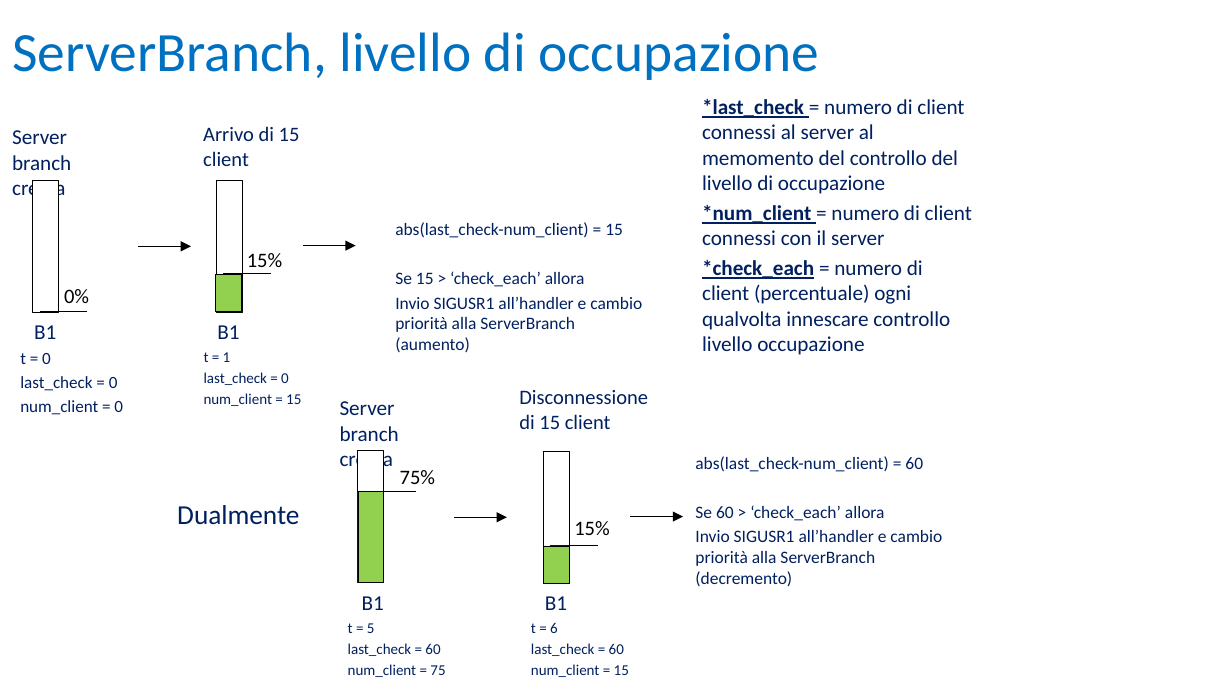
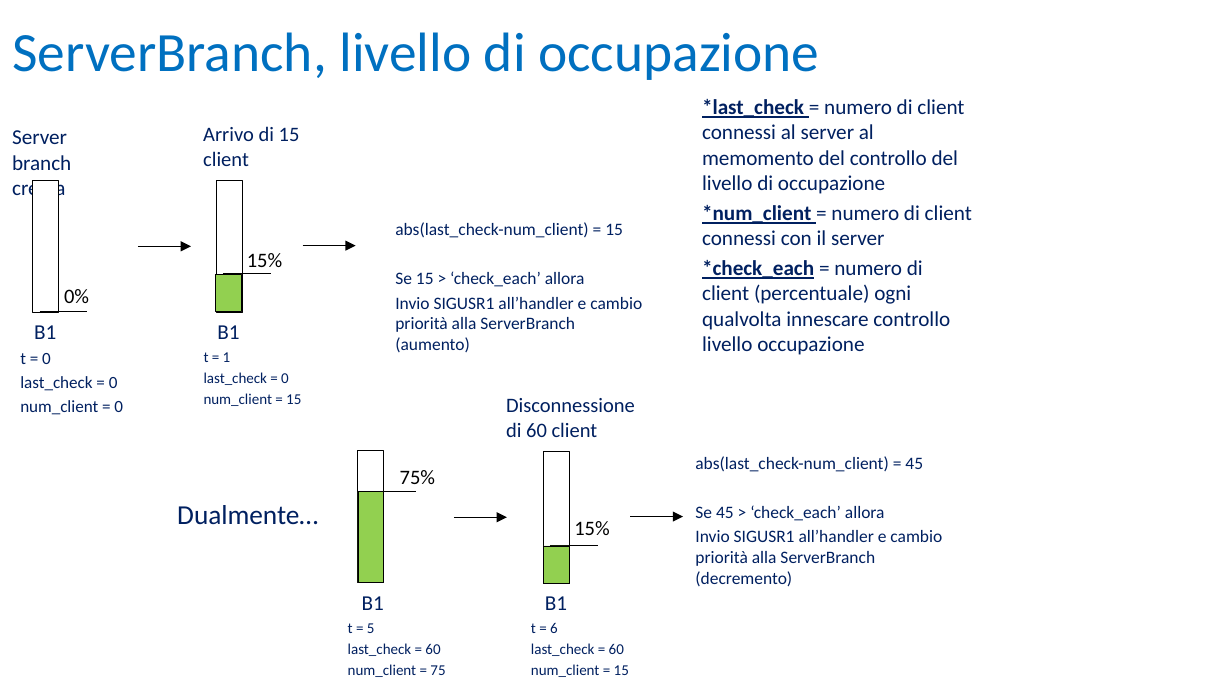
Before and after one commit to UltraLe/ServerWeb, a slide deck: slide 13 of RelazioneIIW.pptx. Drawn at 1232x693 pixels with LibreOffice and Linux fonts; fonts in the diff are those of the drawing; background and template pictures are left out. Boxes give left, top, right and bottom in pixels: in the first picture for what was removed or moved away, otherwise in the second. Text is boxed around its words. In the diff, an @@ line names an element or a change of style, - is before the commit and + after.

```diff
--- a/RelazioneIIW.pptx
+++ b/RelazioneIIW.pptx
@@ text removed at (340,401,399,472) @@
-Server branch creata
@@ text at (506,398,635,437): text changed @@
-Disconnessione di 15 client
+Disconnessione di 60 client
@@ text at (695,456,923,521): text changed @@
-abs(last_check-num_client) = 60
-Se 60 > ‘check_each’ allora
+abs(last_check-num_client) = 45
+Se 45 > ‘check_each’ allora
@@ text at (177,505,318,525): text changed @@
-Dualmente
+Dualmente…
```
Also in this commit, not shown: 4 other slides changed, 6 slides added.
